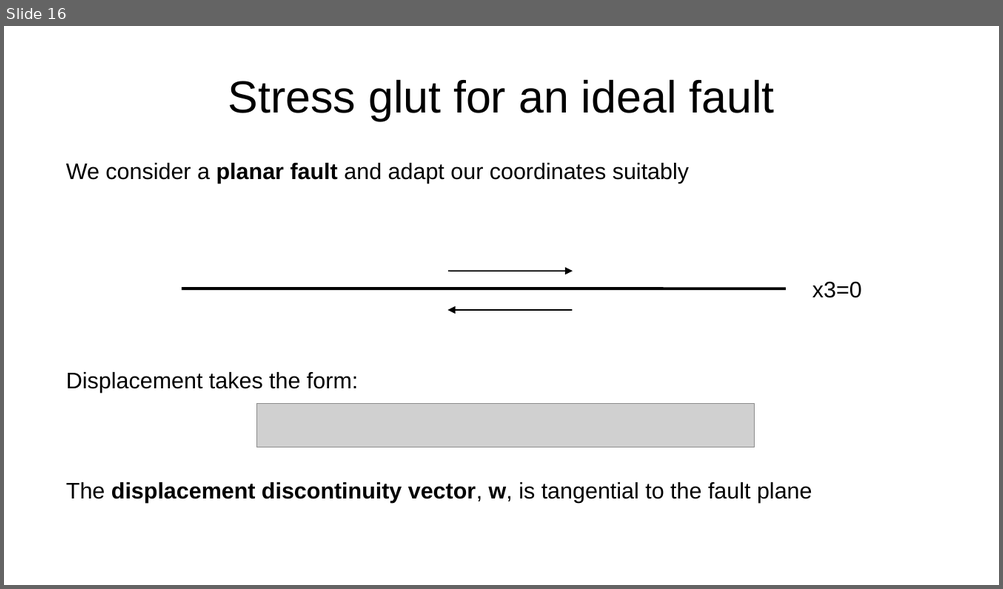
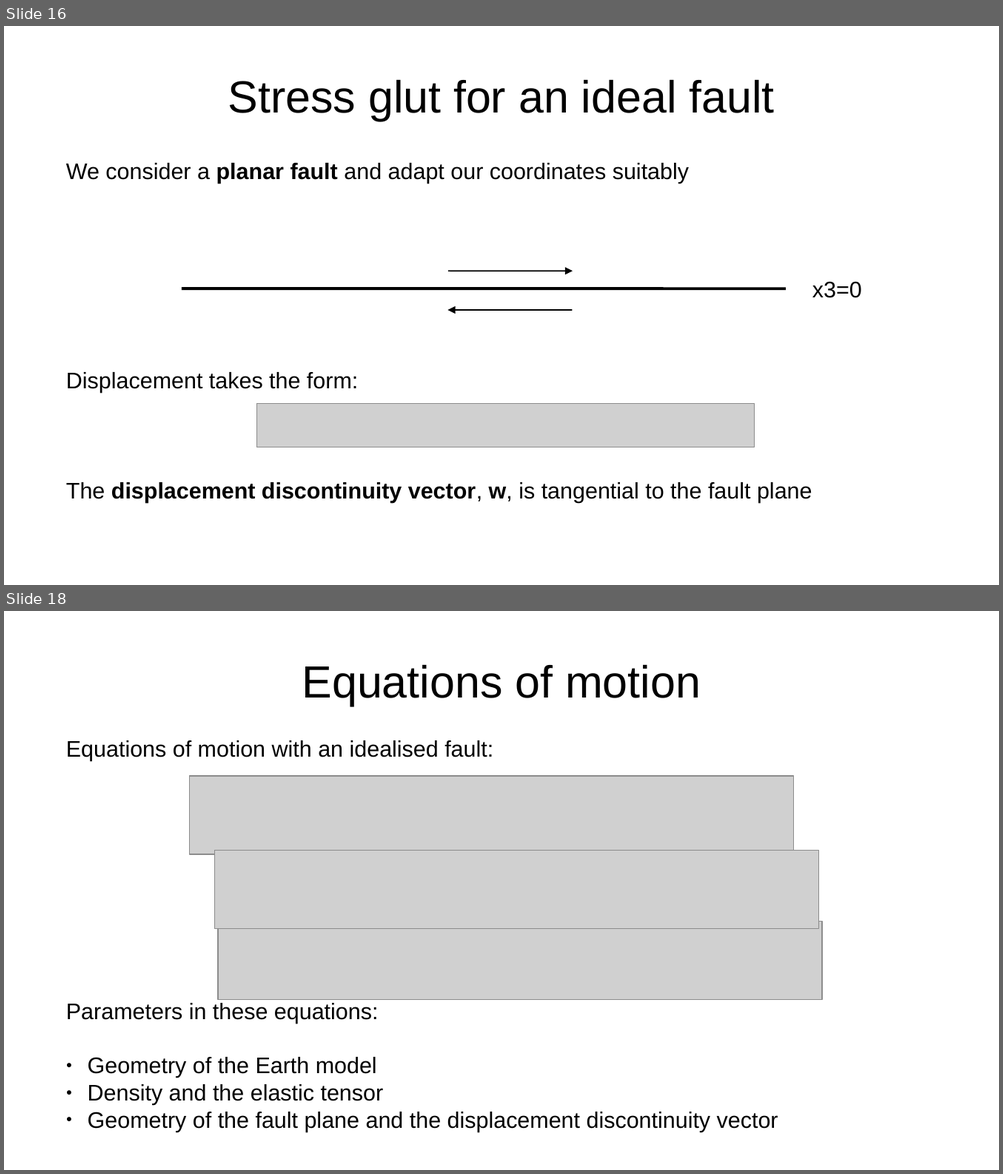
Before and after one commit to da380/PEPLectures, a slide deck: slides/slides3.odp. Shown one above the other, each under a label of ours: slide 16 before the commit, slides 16 and 18 after it; the slides between them are not shown. The pictures are 1003x589 and 1003x1174 pixels, drawn with LibreOffice and Linux fonts; fonts in the diff are those of the drawing; grey boxes stand for pictures. Boxes give left, top, right and bottom in pixels: in the first picture for what was removed or moved away, otherwise in the second. Text is boxed around its words. In the diff, an @@ line names an element or a change of style, - is before the commit and + after.

```diff
--- a/slides/slides3.odp
+++ b/slides/slides3.odp
@@ slide 18 added at bbox=[4, 611, 999, 1170], background #FFFFFF @@
@@ title added at bbox=[302, 664, 700, 706], 36 pt, text #000000 @@
+Equations of motion
@@ text added at bbox=[66, 741, 493, 761], 18 pt, text #000000 @@
+Equations of motion with an idealised fault:
@@ picture added at bbox=[190, 776, 794, 854] @@
@@ picture added at bbox=[214, 851, 818, 930] @@
@@ picture added at bbox=[218, 922, 822, 1000] @@
@@ text added at bbox=[66, 1003, 778, 1132], 18 pt, text #000000 @@
+Parameters in these equations:
+● Geometry of the Earth model
+● Density and the elastic tensor
+● Geometry of the fault plane and the displacement discontinuity vector
```
Also in this commit, not shown: 1 slide changed, 5 other slides added, 8 other files.
